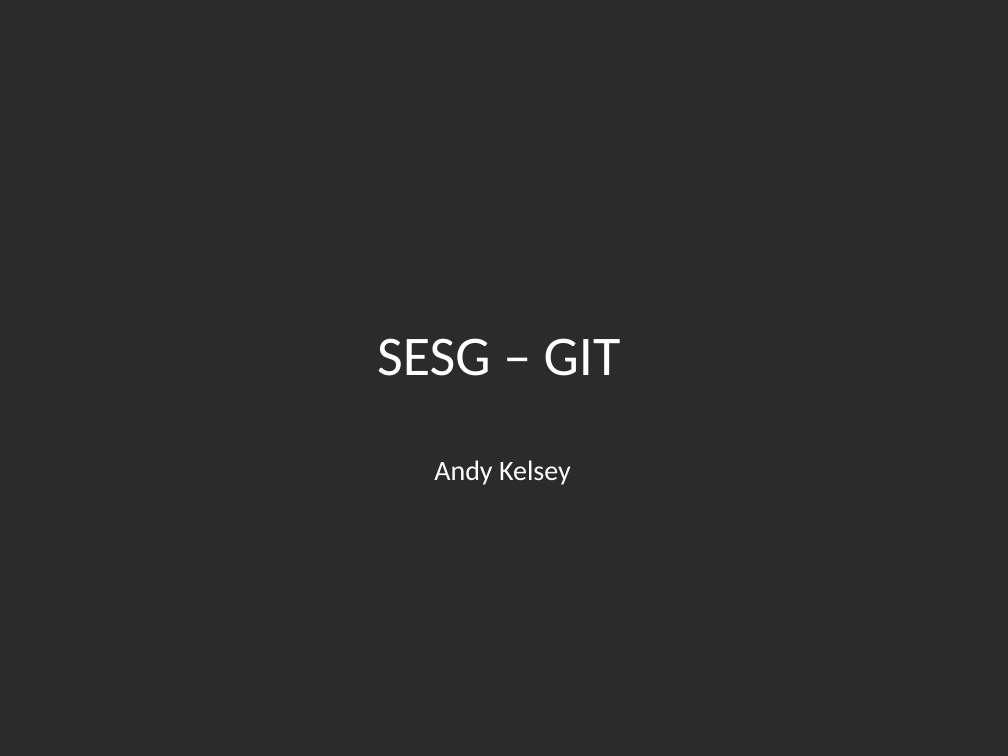
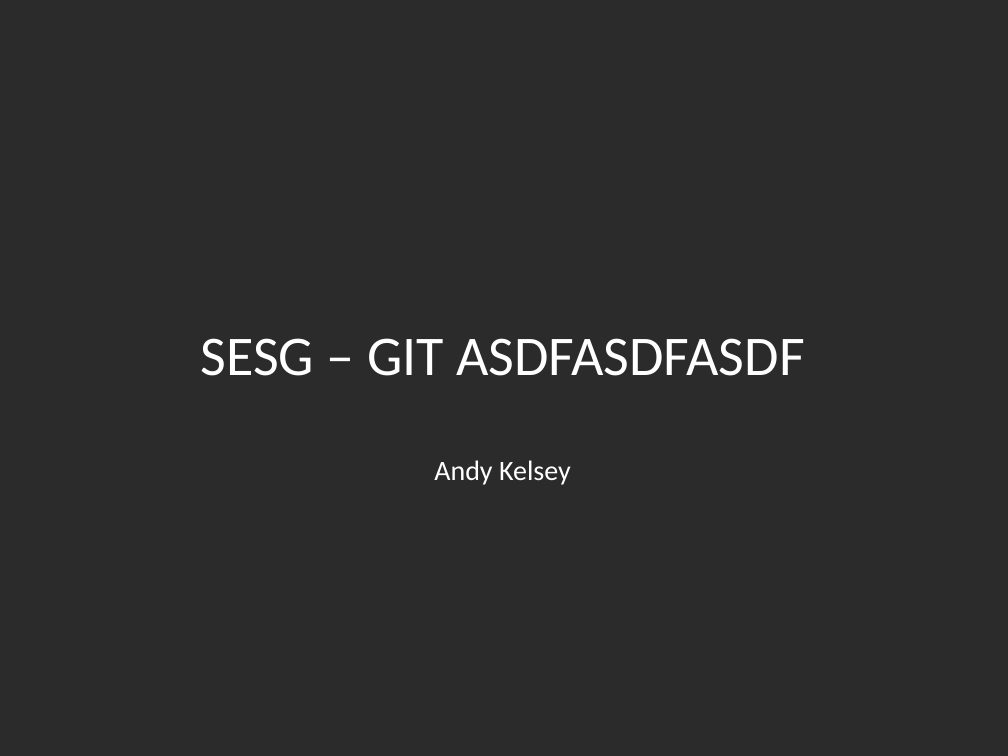
Before and after one commit to andy-kelsey/SESG-Demo, a slide deck: slide 1 of SESG – GIT.pptx. Drawn at 1008x756 pixels with LibreOffice and Linux fonts; fonts in the diff are those of the drawing; background and template pictures are left out; a plain dark background stands for a picture behind light text. Boxes give left, top, right and bottom in pixels: in the first picture for what was removed or moved away, otherwise in the second. Text is boxed around its words. In the diff, an @@ line names an element or a change of style, - is before the commit and + after.

Commit message:
Testing

```diff
--- a/SESG – GIT.pptx
+++ b/SESG – GIT.pptx
@@ title at (x1=201, y1=338, x2=804, y2=376): text changed @@
-SESG – GIT
+SESG – GIT ASDFASDFASDF
```
